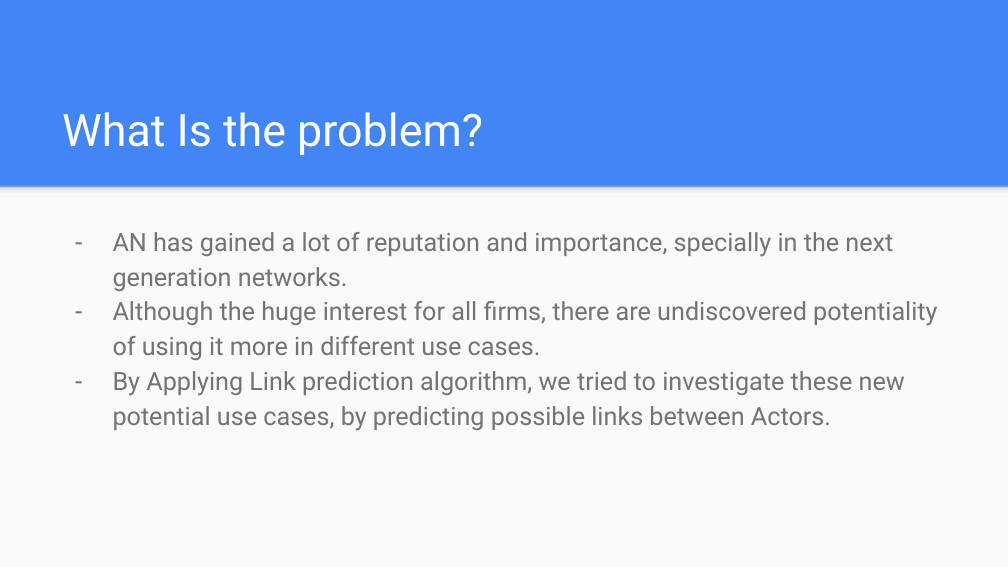
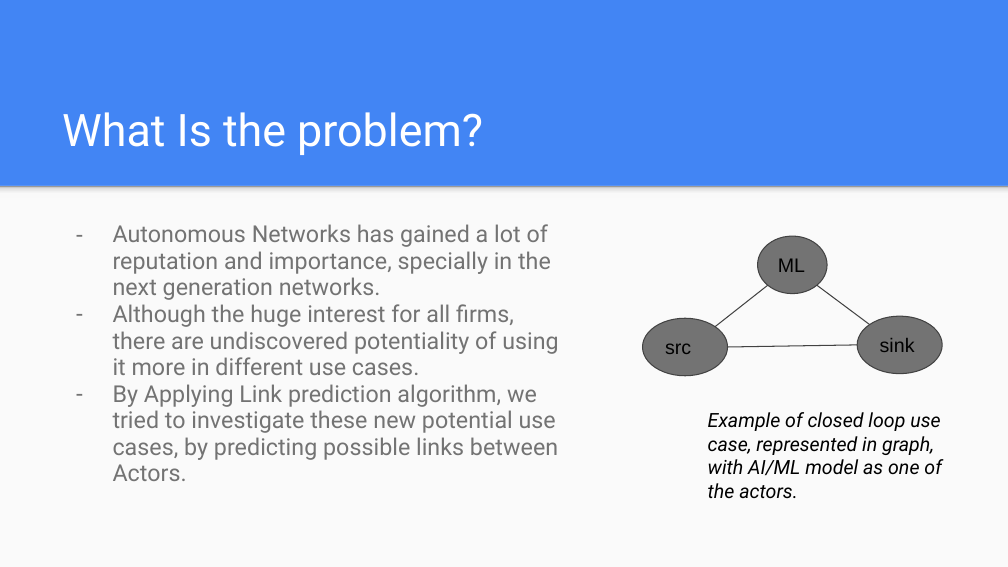
Before and after one commit to ITU-AI-ML-in-5G-Challenge/ITU-ML5G-PS-010-Build-a-thon-InnovNet, a slide deck: slide 3 of presentation/Final presentation of Deriving new use cases based on link prediction algorithm for FG AN use cases.pptx. Drawn at 1008x567 pixels with LibreOffice and Linux fonts; fonts in the diff are those of the drawing. Boxes give left, top, right and bottom in pixels: in the first picture for what was removed or moved away, otherwise in the second. Text is boxed around its words. In the diff, an @@ line names an element or a change of style, - is before the commit and + after.

Commit message:
Updating final presentation

```diff
--- a/presentation/Final presentation of Deriving new use cases based on link prediction algorithm for FG AN use cases.pptx
+++ b/presentation/Final presentation of Deriving new use cases based on link prediction algorithm for FG AN use cases.pptx
@@ text at (x1=113, y1=224, x2=551, y2=300): text changed; size 18 to 16.6 pt @@
-– AN has gained a lot of reputation and importance, specially in the next generation networks.
+– Autonomous Networks has gained a lot of reputation and importance, specially in the next generation networks.
@@ ellipse added at (x1=758, y1=236, x2=828, y2=293), fill #737373, outline #424242 0.75 pt, 14 pt, text #000000 @@
+ML
@@ line added from (715, 327) to (768, 285), #424242 0.75 pt @@
@@ line added from (816, 285) to (870, 325), #424242 0.75 pt @@
@@ text at (x1=113, y1=304, x2=558, y2=481): size 18 to 16.6 pt in "Although the huge interest for all firms, ...", "By Applying Link prediction algorithm, we tried ..."; indent changed; line spacing 1.15 to 0.95 @@
@@ ellipse added at (x1=642, y1=319, x2=727, y2=376), fill #737373, outline #424242 0.75 pt, 14 pt, text #000000 @@
+src
@@ ellipse added at (x1=857, y1=317, x2=941, y2=374), fill #737373, outline #424242 0.75 pt, 14 pt, text #000000 @@
+sink
@@ line added from (728, 347) to (857, 345), #424242 0.75 pt @@
@@ text added at (x1=708, y1=412, x2=941, y2=499), 14 pt, text #000000, italic @@
+Example of closed loop use case, represented in graph, with AI/ML model as one of the actors.
```
Also in this commit, not shown: 3 other slides changed.
